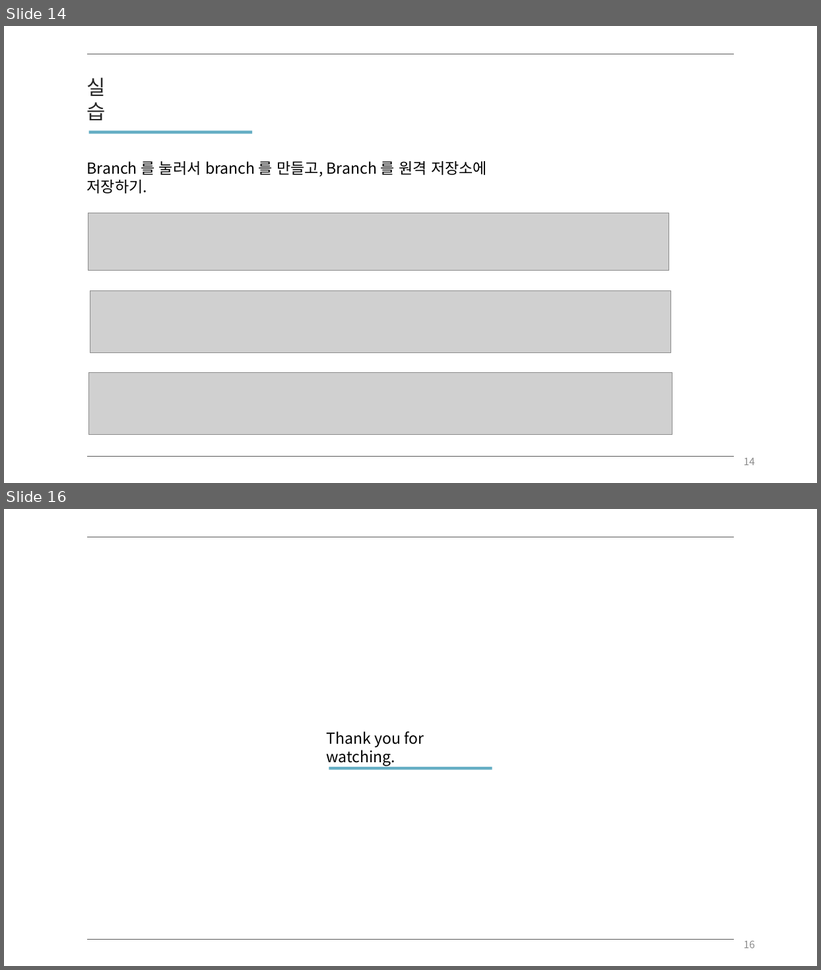
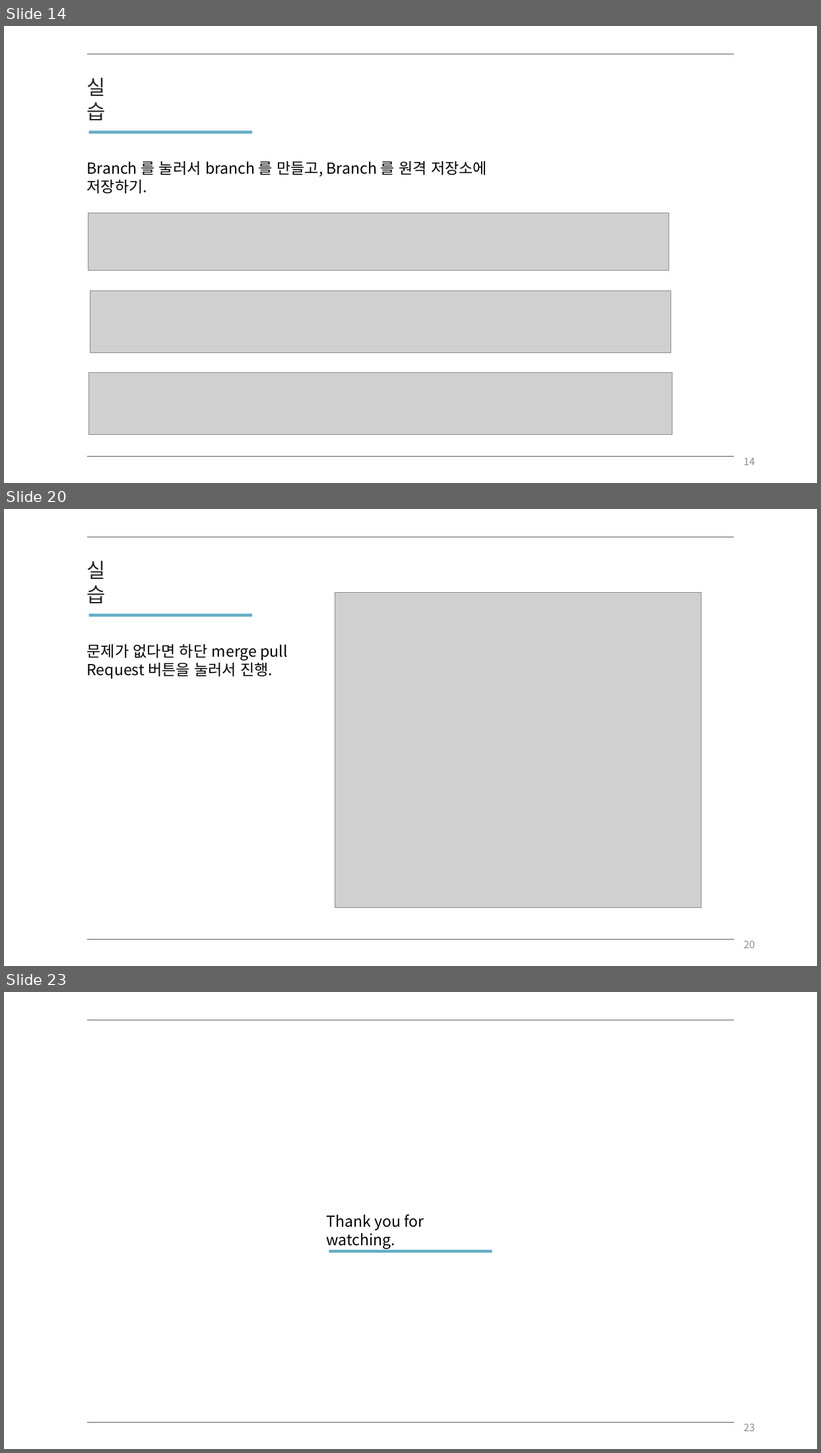
Before and after one commit to DongSang2Mong/study, a slide deck: Github 강의.pptx. Shown one above the other, each under a label of ours: slides 14 and 16 before the commit, slides 14, 20 and 23 after it; the slides between them are not shown. The pictures are 821x970 and 821x1453 pixels, drawn with LibreOffice and Linux fonts; fonts in the diff are those of the drawing; grey boxes stand for pictures. Boxes give left, top, right and bottom in pixels: in the first picture for what was removed or moved away, otherwise in the second. Text is boxed around its words. In the diff, an @@ line names an element or a change of style, - is before the commit and + after.

```diff
--- a/Github 강의.pptx
+++ b/Github 강의.pptx
@@ slide 20 added at (4,509,817,966), background #FFFFFF @@
@@ line added from (87, 537) to (734, 537), #595959 0.5 pt @@
@@ text added at (87,560,106,603), 24 pt, text #262626 @@
+실습
@@ picture added at (335,593,702,908) @@
@@ rectangle added at (88,614,252,617), fill #65AEC4 @@
@@ text added at (87,644,287,679), 18 pt, text #000000 @@
+문제가 없다면 하단 merge pull
+Request 버튼을 눌러서 진행.
@@ line added from (87, 940) to (734, 940), #595959 0.5 pt @@
@@ page number added at (744,941,755,949), 12 pt, text #8C8C8C @@
+20
@@ what was slide 16 is now slide 23 @@
@@ page number at (744,1424,755,1432): text changed @@
-16
+23
```
Also in this commit, not shown: 7 other slides added, 1 slide removed, 1 other file.
